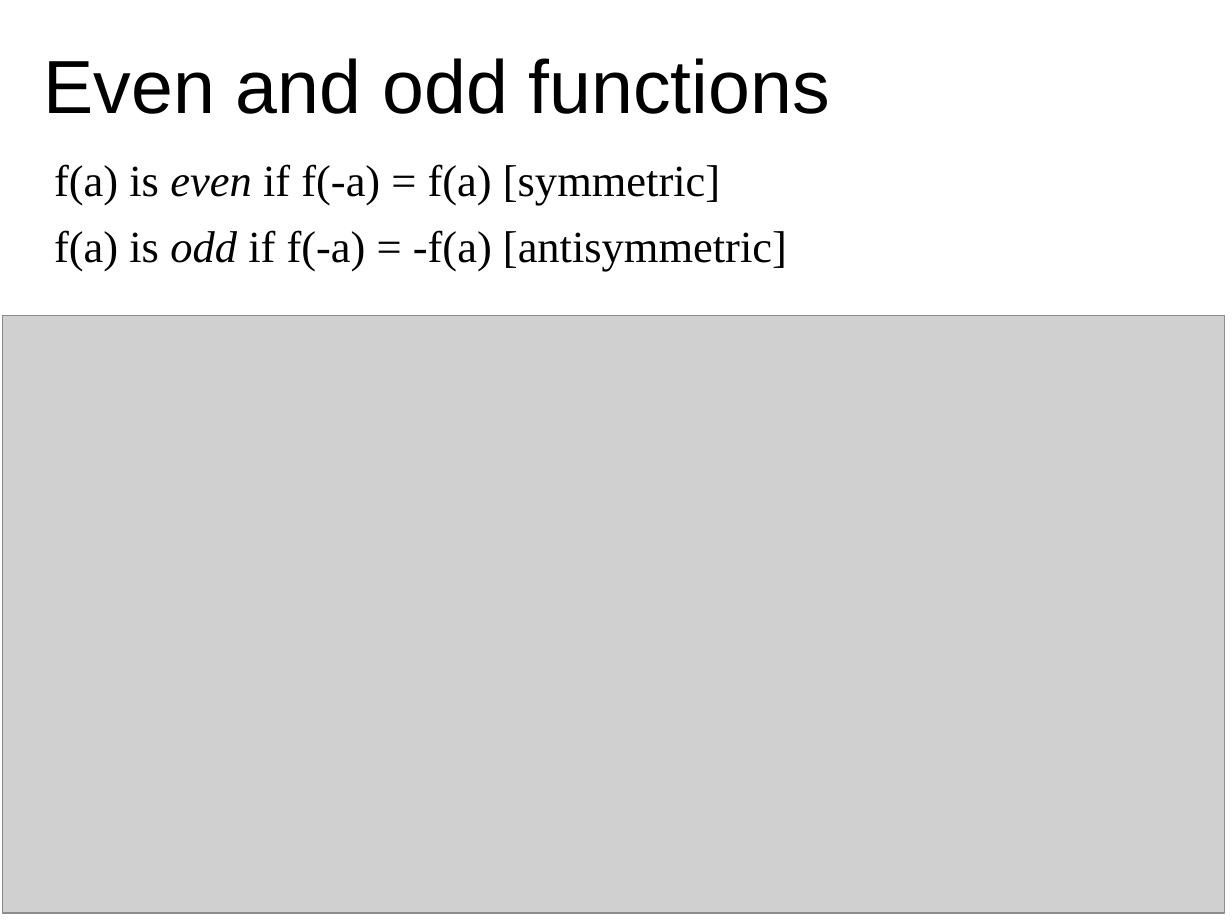
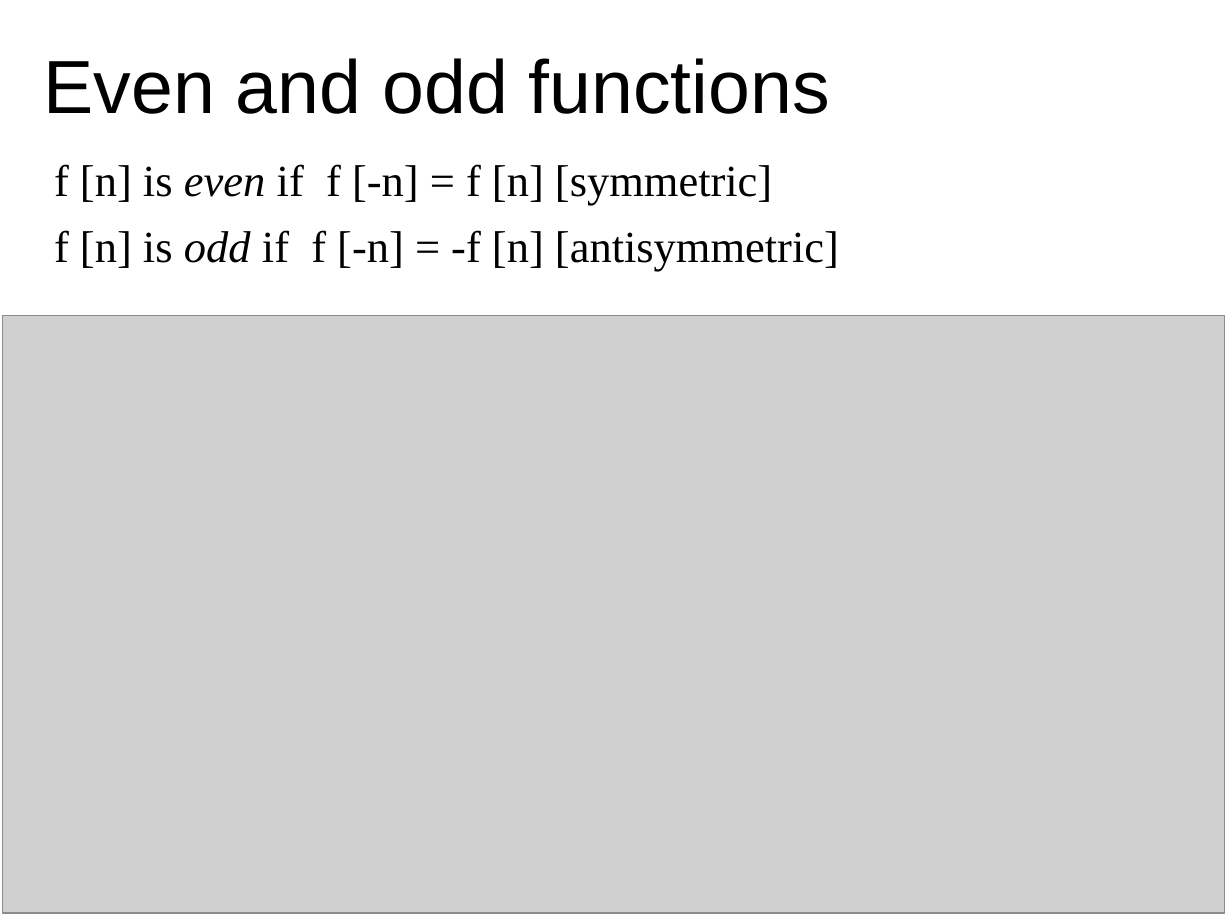
Before and after one commit to MTG/sms-tools, a slide deck: slide 12 of lectures/1-Introduction/Basic-mathematics.odp. Drawn at 1232x924 pixels with LibreOffice and Linux fonts; fonts in the diff are those of the drawing; grey boxes stand for pictures. Boxes give left, top, right and bottom in pixels: in the first picture for what was removed or moved away, otherwise in the second. Text is boxed around its words. In the diff, an @@ line names an element or a change of style, - is before the commit and + after.

```diff
--- a/lectures/1-Introduction/Basic-mathematics.odp
+++ b/lectures/1-Introduction/Basic-mathematics.odp
@@ text at box(54, 164, 839, 271): text changed @@
-f(a) is even if f(-a) = f(a) [symmetric]
-f(a) is odd if f(-a) = -f(a) [antisymmetric]
+f [n] is even if f [-n] = f [n] [symmetric]
+f [n] is odd if f [-n] = -f [n] [antisymmetric]
```
Also in this commit, not shown: 2 other slides changed, 1 other file.
